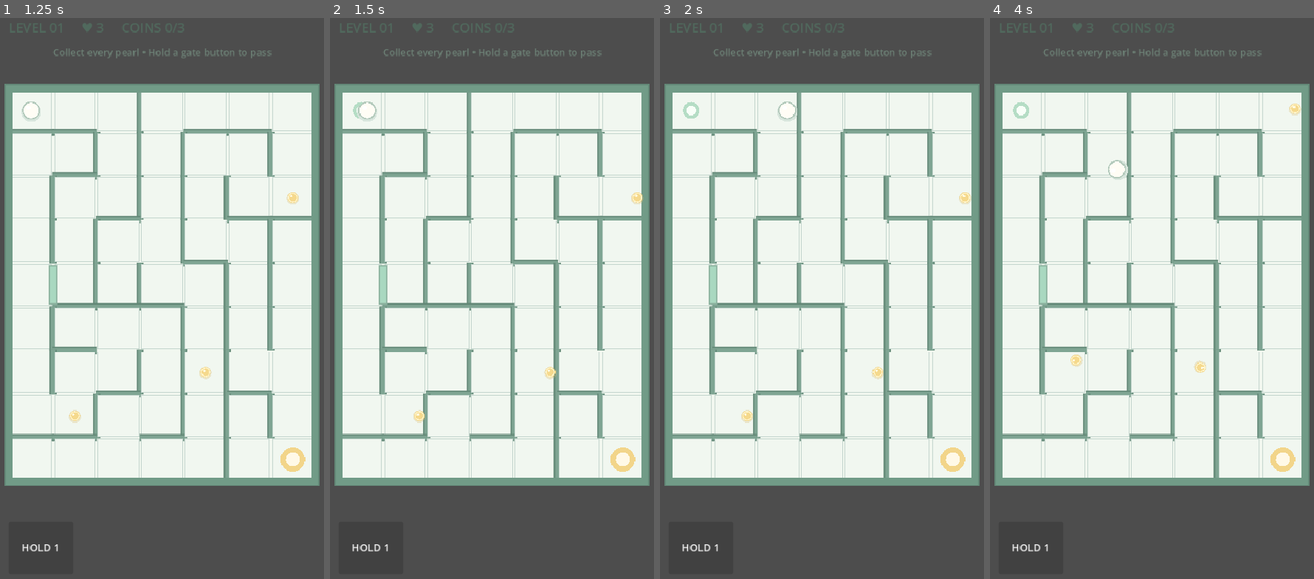
Above: before the commit, frames 1-4 (left to right).
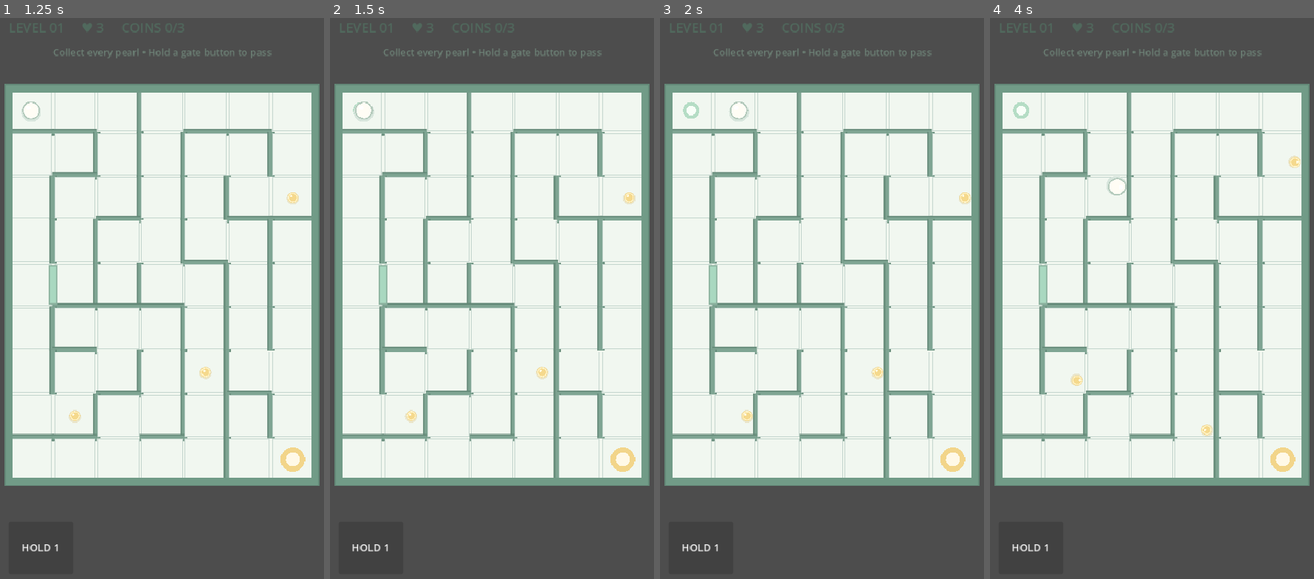
Above: after the commit, the same moments.

Repository: IoriHinata/Mikrozz
Game: Godot game, scene res://scenes/Main.tscn
Two runs of this game, one before a commit and one after it. Both use one fixed random seed, a clock stepped at 60 frames per second and the inputs below.
Inputs:
- Up to frame 1 (1.25 s): click "HOLD 1" at 0.5 s
- Up to frame 2 (1.5 s): tap Enter at 1.25 s; hold Right (ui_right) from 1.28 s (still down)
- Up to frame 3 (2 s): keep holding Right (ui_right)
- Up to frame 4 (4 s): release Right (ui_right) at 2.03 s; hold Down (ui_down) 2.03-2.78 s; hold Right (ui_right) 2.78-3.53 s; tap Space at 3.5 s; hold Up (ui_up) from 3.53 s (still down)

Frame 1 is identical in both runs. In frame 2, 0.4% of the frame differs, in the area x 7-97%, y 14-73%; in frame 3, 0.2%; in frame 4, 0.5%, in the area x 24-97%, y 15-75%.

Commit message:
tune: reduce tilt acceleration for controllable marble movement

Diff:
--- a/scripts/TiltController.gd
+++ b/scripts/TiltController.gd
@@ -5,7 +5,7 @@
 var sensitivity := 1.15
 var smoothing := 9.0
 var dead_zone := 0.035
-var gravity_force := 1450.0
+var gravity_force := 650.0
 var sensor_offset := Vector2.ZERO
 var calibrated := false
 var touch_direction := Vector2.ZERO
